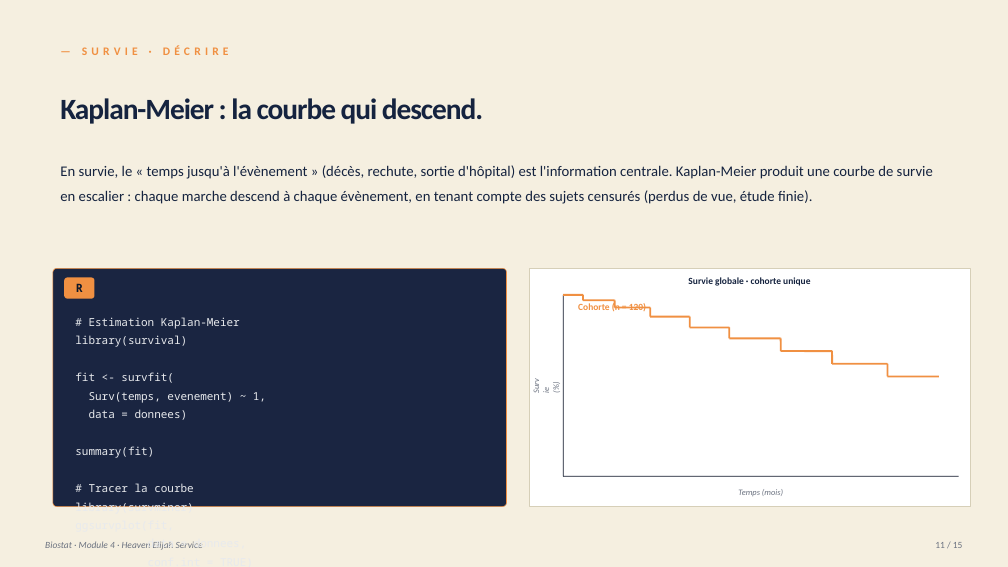
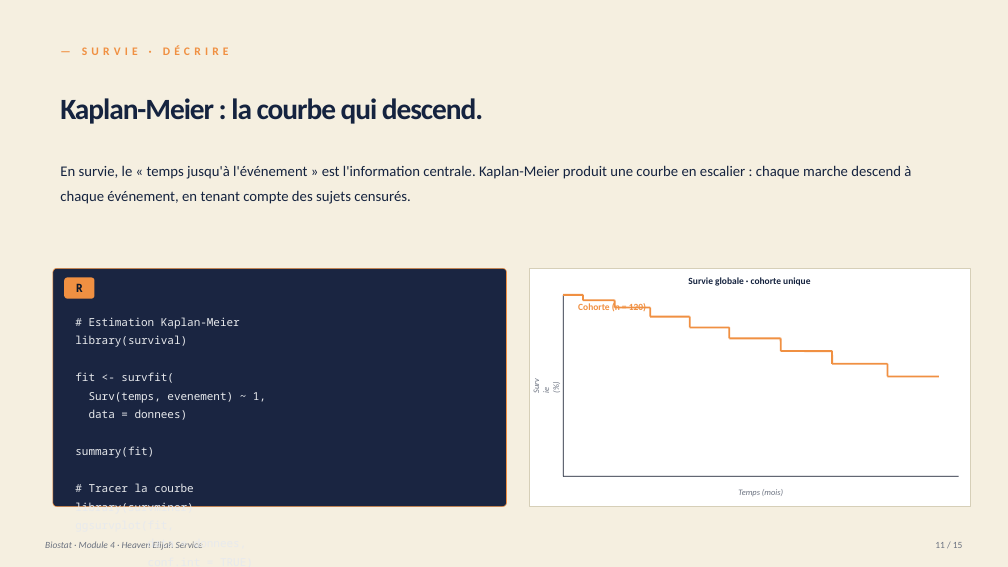
Before and after one commit to heavenelijahservice-tech/heaven-elijah-site, a slide deck: slide 11 of formations/output/biostat-module-4-biomedical.pptx. Drawn at 1008x567 pixels with LibreOffice and Linux fonts; fonts in the diff are those of the drawing. Boxes give left, top, right and bottom in pixels: in the first picture for what was removed or moved away, otherwise in the second. Text is boxed around its words. In the diff, an @@ line names an element or a change of style, - is before the commit and + after.

```diff
--- a/formations/output/biostat-module-4-biomedical.pptx
+++ b/formations/output/biostat-module-4-biomedical.pptx
@@ text at [60, 165, 911, 204]: text changed @@
-En survie, le « temps jusqu'à l'évènement » (décès, rechute, sortie d'hôpital) est l'information centrale. Kaplan-Meier produit une courbe de survie en escalier : chaque marche descend à chaque évènement, en tenant compte des sujets censurés (perdus de vue, étude finie).
+En survie, le « temps jusqu'à l'événement » est l'information centrale. Kaplan-Meier produit une courbe en escalier : chaque marche descend à chaque événement, en tenant compte des sujets censurés.
```
Also in this commit, not shown: 10 other slides changed, 5 other files.
